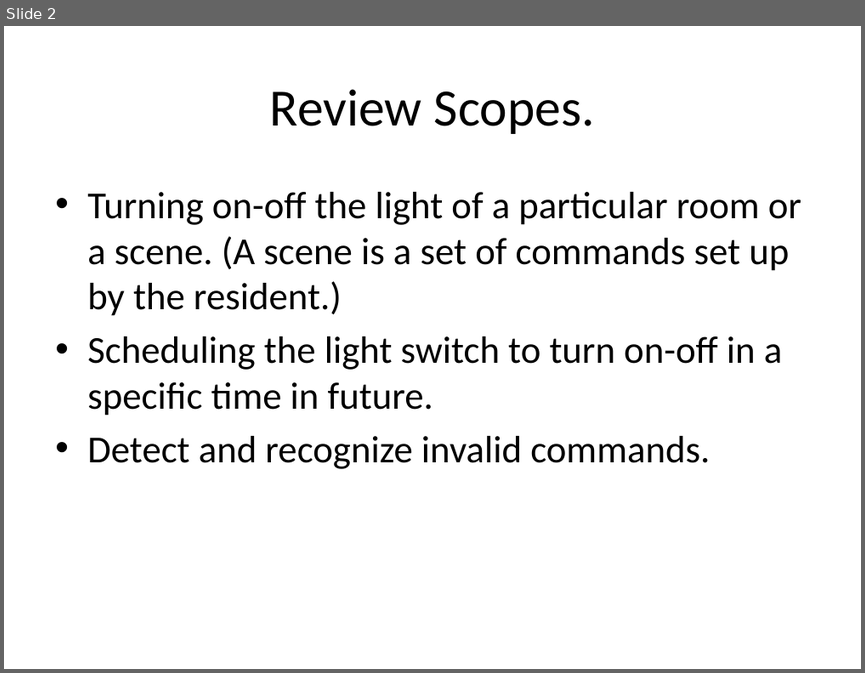
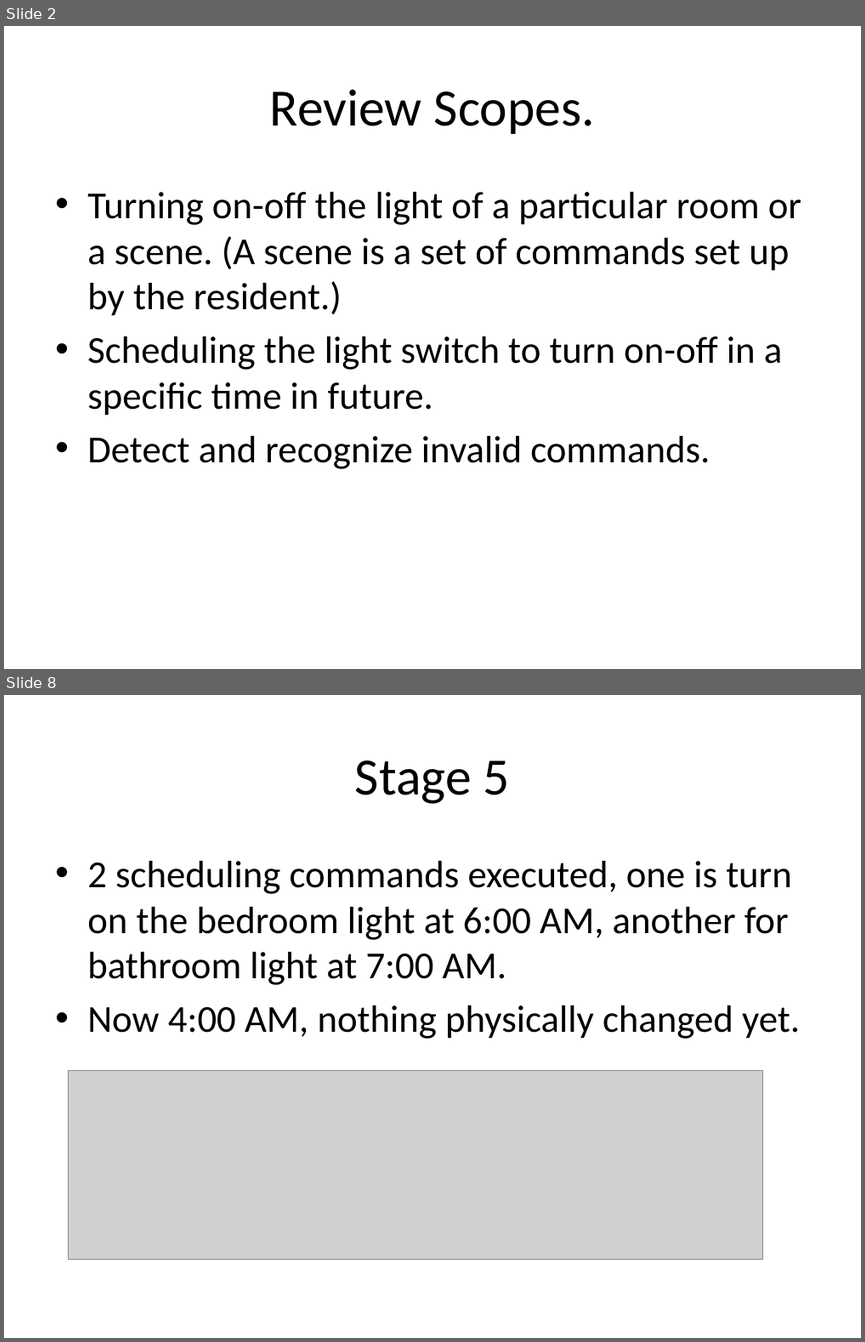
Before and after one commit to jzrlza/SmartHomePrototype, a slide deck: project_presentation.pptx. Shown one above the other, each under a label of ours: slide 2 before the commit, slides 2 and 8 after it; the slides between them are not shown. The pictures are 865x673 and 865x1342 pixels, drawn with LibreOffice and Linux fonts; fonts in the diff are those of the drawing; grey boxes stand for pictures. Boxes give left, top, right and bottom in pixels: in the first picture for what was removed or moved away, otherwise in the second. Text is boxed around its words. In the diff, an @@ line names an element or a change of style, - is before the commit and + after.

```diff
--- a/project_presentation.pptx
+++ b/project_presentation.pptx
@@ slide 8 added at box(4, 695, 861, 1338), background #FFFFFF @@
@@ title added at box(355, 760, 510, 804), 44 pt, text #000000 @@
+Stage 5
@@ text added at box(87, 861, 800, 1038), 32 pt, text #000000 @@
+• 2 scheduling commands executed, one is turn on the bedroom light at 6:00 AM, another for bathroom light at 7:00 AM.
+• Now 4:00 AM, nothing physically changed yet.
@@ picture added at box(69, 1071, 762, 1259) @@
```
Also in this commit, not shown: 10 slides changed, 10 other slides added, 8 slides removed.
